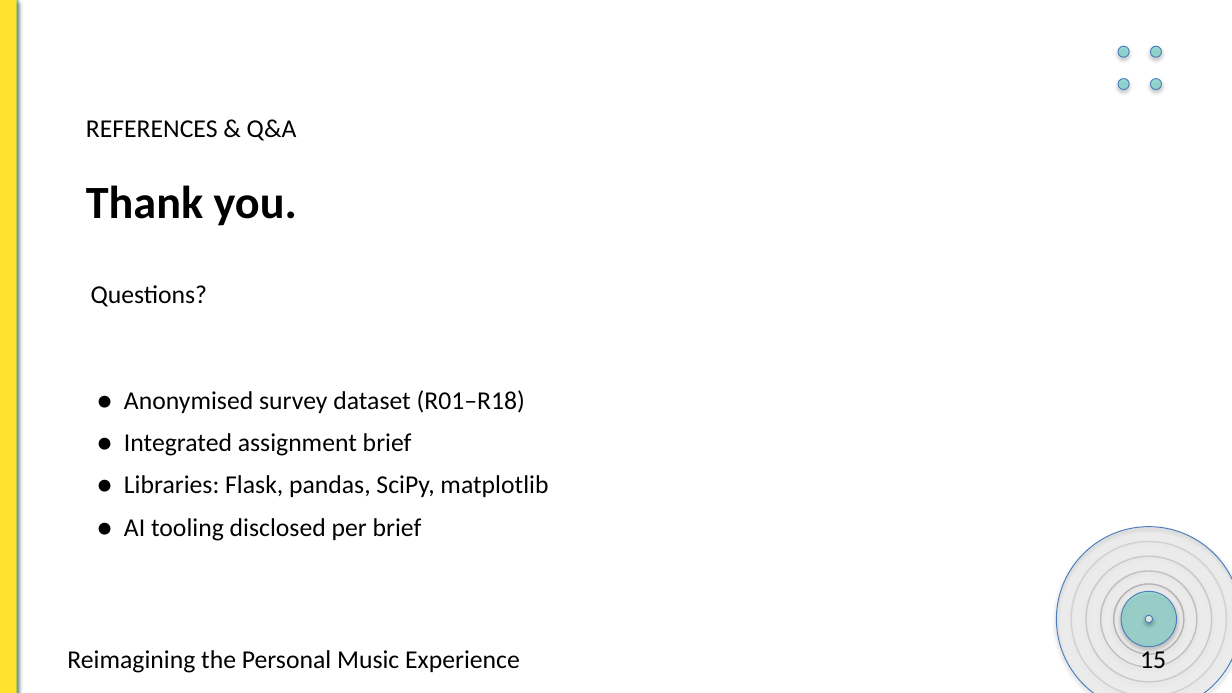
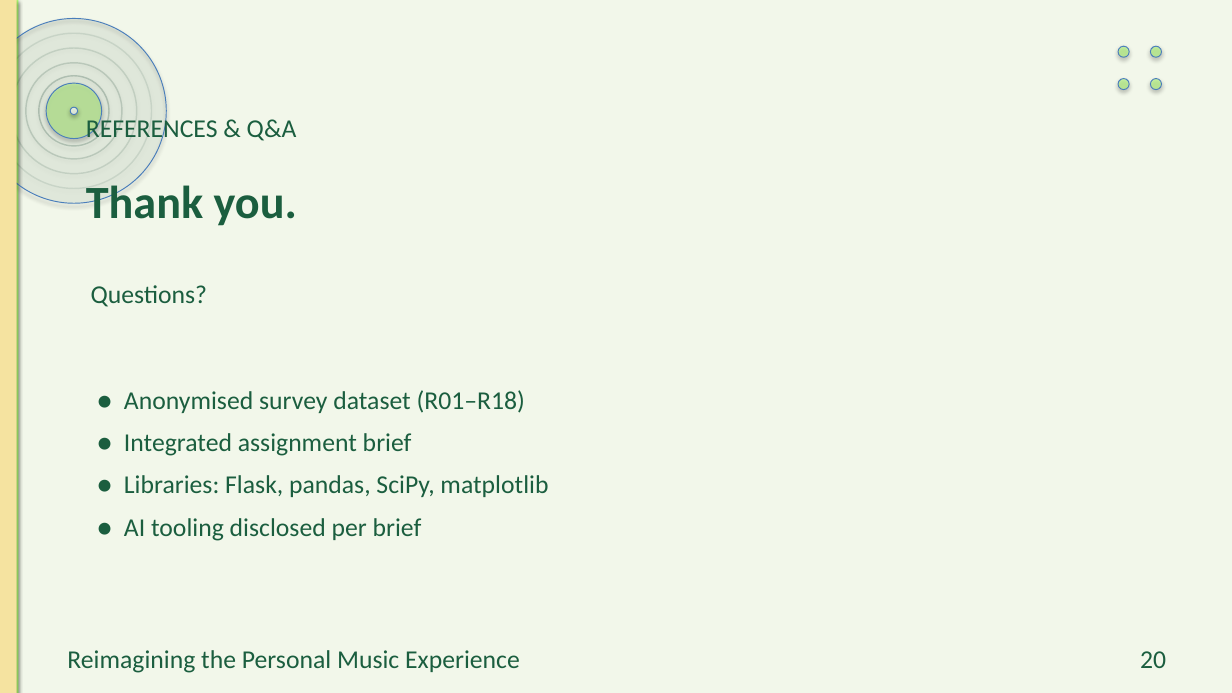
Before and after one commit to preet-kamdar/design-thinking-sem3, a slide deck: slide 20 of docs/Presentation.pptx (slide 15 before the commit). Drawn at 1232x693 pixels with LibreOffice and Linux fonts; fonts in the diff are those of the drawing. Boxes give left, top, right and bottom in pixels: in the first picture for what was removed or moved away, otherwise in the second. Text is boxed around its words. In the diff, an @@ line names an element or a change of style, - is before the commit and + after.

```diff
--- a/docs/Presentation.pptx
+++ b/docs/Presentation.pptx
@@ rectangle at (x1=0, y1=0, x2=1232, y2=693): fill #FFFFFF to #F2F7EA @@
@@ rectangle at (x1=0, y1=0, x2=18, y2=693): fill #5ED6C8 to #ADFB70 @@
@@ rectangle at (x1=0, y1=0, x2=17, y2=693): fill #FFE22E to #F5E3A0 @@
@@ ellipse added at (x1=0, y1=18, x2=166, y2=203), fill #0E3B2A at 6% opacity @@
@@ ellipse added at (x1=0, y1=33, x2=152, y2=189), outline #0E3B2A 1.1 pt @@
@@ ellipse added at (x1=11, y1=48, x2=137, y2=174), outline #0E3B2A 1.1 pt @@
@@ ellipse added at (x1=26, y1=63, x2=122, y2=159), outline #0E3B2A 1.1 pt @@
@@ ellipse added at (x1=39, y1=76, x2=109, y2=146), outline #0E3B2A 1.1 pt @@
@@ ellipse added at (x1=46, y1=83, x2=102, y2=139), fill #ADFB70 at 45% opacity @@
@@ fill #5ED6C8 at 55% opacity to #ADFB70 at 55% opacity in 4 elements at (x1=1118, y1=46, x2=1129, y2=57), (x1=1151, y1=46, x2=1162, y2=57), (x1=1118, y1=79, x2=1129, y2=90), (x1=1151, y1=79, x2=1162, y2=90) @@
@@ ellipse moved from (x1=1145, y1=616, x2=1153, y2=623) to (x1=70, y1=107, x2=78, y2=115) @@
@@ ellipse removed at (x1=1056, y1=527, x2=1232, y2=693) @@
@@ ellipse removed at (x1=1071, y1=542, x2=1226, y2=693) @@
@@ ellipse removed at (x1=1086, y1=556, x2=1212, y2=682) @@
@@ ellipse removed at (x1=1101, y1=571, x2=1197, y2=667) @@
@@ ellipse removed at (x1=1114, y1=584, x2=1184, y2=654) @@
@@ ellipse removed at (x1=1121, y1=592, x2=1177, y2=647) @@
@@ text colour #000000 to #1B5E3F in 5 elements at (x1=86, y1=116, x2=297, y2=143), (x1=86, y1=179, x2=297, y2=226), (x1=91, y1=285, x2=208, y2=307), (x1=124, y1=390, x2=548, y2=541), (x1=67, y1=650, x2=520, y2=673) @@
@@ text at (x1=1140, y1=651, x2=1166, y2=668): text changed; text colour #000000 to #1B5E3F @@
-15
+20
```
Also in this commit, not shown: 14 other slides changed, 5 slides added, 18 other files.
